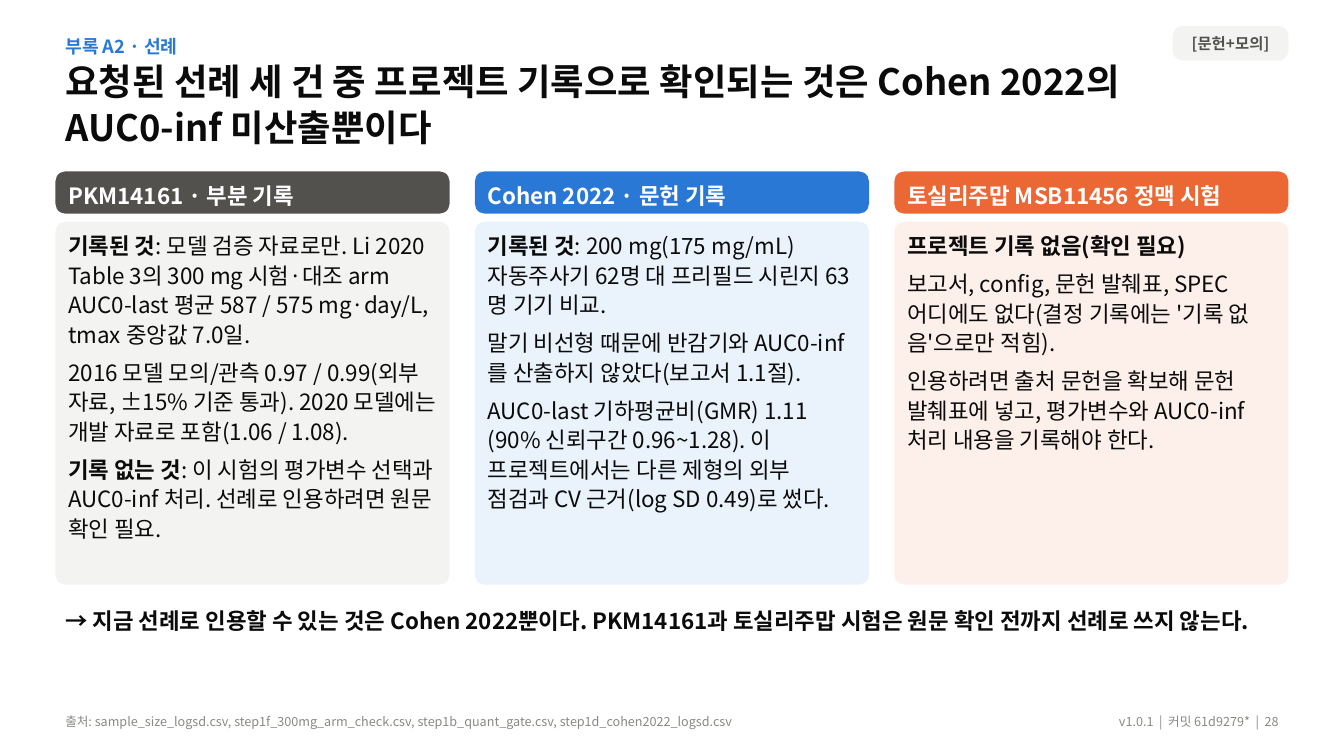
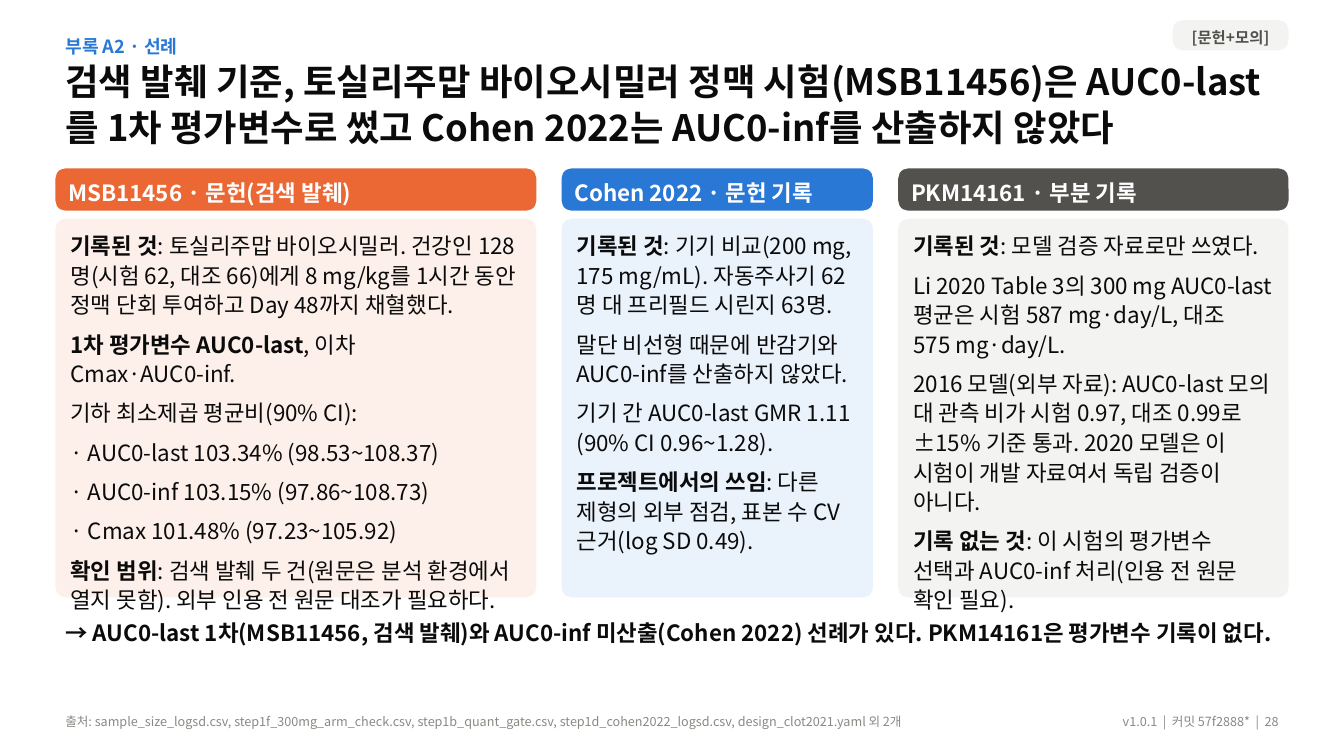
Before and after one commit to DHKQSP/dupilumab-sim, a slide deck: slide 28 of reports/deck/dupilumab_endpoint_results_v1.0.1.pptx. Drawn at 1344x756 pixels with LibreOffice and Linux fonts; fonts in the diff are those of the drawing. Boxes give left, top, right and bottom in pixels: in the first picture for what was removed or moved away, otherwise in the second. Text is boxed around its words. In the diff, an @@ line names an element or a change of style, - is before the commit and + after.

```diff
--- a/reports/deck/dupilumab_endpoint_results_v1.0.1.pptx
+++ b/reports/deck/dupilumab_endpoint_results_v1.0.1.pptx
@@ rounded rectangle "[문헌+모의]": place and size @@
-rounded rectangle "[문헌+모의]" at [1173, 26, 1289, 60]
+rounded rectangle "[문헌+모의]" at [1173, 20, 1289, 50]
@@ rounded rectangle "[문헌+모의]" at [1173, 20, 1289, 50]: proportions changed @@
@@ text at [65, 64, 1261, 145]: text changed @@
-요청된 선례 세 건 중 프로젝트 기록으로 확인되는 것은 Cohen 2022의 AUC0‑inf 미산출뿐이다
+검색 발췌 기준, 토실리주맙 바이오시밀러 정맥 시험(MSB11456)은 AUC0‑last를 1차 평가변수로 썼고 Cohen 2022는 AUC0‑inf를 산출하지 않았다
@@ rounded rectangle added at [55, 168, 536, 211], fill #EB6834, 16 pt, text #FFFFFF, bold @@
+MSB11456 · 문헌(검색 발췌)
@@ rounded rectangle "Cohen 2022 · 문헌 기록": place and size @@
-rounded rectangle "Cohen 2022 · 문헌 기록" at [475, 171, 869, 214]
+rounded rectangle "Cohen 2022 · 문헌 기록" at [562, 168, 873, 211]
@@ rounded rectangle removed at [894, 171, 1289, 214] @@
-토실리주맙 MSB11456 정맥 시험
@@ rounded rectangle "PKM14161 · 부분 기록": place and size @@
-rounded rectangle "PKM14161 · 부분 기록" at [55, 171, 450, 214]
+rounded rectangle "PKM14161 · 부분 기록" at [898, 168, 1289, 211]
@@ rounded rectangle "기록된 것: 토실리주맙 바이오시밀러. 건강인 ...": place and size @@
-rounded rectangle "기록된 것: 토실리주맙 바이오시밀러. 건강인 ..." at [55, 222, 450, 585]
+rounded rectangle "기록된 것: 토실리주맙 바이오시밀러. 건강인 ..." at [55, 219, 536, 598]
@@ rounded rectangle "기록된 것: 토실리주맙 바이오시밀러. 건강인 ..." at [55, 219, 536, 598]: fill #F3F3F1 to #FDF0EA; proportions changed @@
@@ text in rounded rectangle at [70, 235, 516, 612]: text changed @@
-기록된 것: 모델 검증 자료로만. Li 2020 Table 3의 300 mg 시험·대조 arm AUC0‑last 평균 587 / 575 mg·day/L, tmax 중앙값 7.0일.
-2016 모델 모의/관측 0.97 / 0.99(외부 자료, ±15% 기준 통과). 2020 모델에는 개발 자료로 포함(1.06 / 1.08).
-기록 없는 것: 이 시험의 평가변수 선택과 AUC0‑inf 처리. 선례로 인용하려면 원문 확인 필요.
+기록된 것: 토실리주맙 바이오시밀러. 건강인 128명(시험 62, 대조 66)에게 8 mg/kg를 1시간 동안 정맥 단회 투여하고 Day 48까지 채혈했다.
+1차 평가변수 AUC0‑last, 이차 Cmax·AUC0‑inf.
+기하 최소제곱 평균비(90% CI):
+· AUC0‑last 103.34% (98.53~108.37)
+· AUC0‑inf 103.15% (97.86~108.73)
+· Cmax 101.48% (97.23~105.92)
+확인 범위: 검색 발췌 두 건(원문은 분석 환경에서 열지 못함). 외부 인용 전 원문 대조가 필요하다.
@@ rounded rectangle "기록된 것: 기기 비교(200 mg, ..." at [562, 219, 873, 598]: proportions changed @@
@@ rounded rectangle "기록된 것: 기기 비교(200 mg, ...": place and size @@
-rounded rectangle "기록된 것: 기기 비교(200 mg, ..." at [475, 222, 869, 585]
+rounded rectangle "기록된 것: 기기 비교(200 mg, ..." at [562, 219, 873, 598]
@@ text in rounded rectangle at [577, 235, 852, 555]: text changed @@
-기록된 것: 200 mg(175 mg/mL) 자동주사기 62명 대 프리필드 시린지 63명 기기 비교.
-말기 비선형 때문에 반감기와 AUC0‑inf를 산출하지 않았다(보고서 1.1절).
-AUC0‑last 기하평균비(GMR) 1.11 (90% 신뢰구간 0.96~1.28). 이 프로젝트에서는 다른 제형의 외부 점검과 CV 근거(log SD 0.49)로 썼다.
+기록된 것: 기기 비교(200 mg, 175 mg/mL). 자동주사기 62명 대 프리필드 시린지 63명.
+말단 비선형 때문에 반감기와 AUC0‑inf를 산출하지 않았다.
+기기 간 AUC0‑last GMR 1.11 (90% CI 0.96~1.28).
+프로젝트에서의 쓰임: 다른 제형의 외부 점검, 표본 수 CV 근거(log SD 0.49).
@@ rounded rectangle "기록된 것: 모델 검증 자료로만 ...": place and size @@
-rounded rectangle "기록된 것: 모델 검증 자료로만 ..." at [894, 222, 1289, 585]
+rounded rectangle "기록된 것: 모델 검증 자료로만 ..." at [898, 219, 1289, 598]
@@ rounded rectangle "기록된 것: 모델 검증 자료로만 ..." at [898, 219, 1289, 598]: fill #FDF0EA to #F3F3F1; proportions changed @@
@@ text in rounded rectangle at [913, 235, 1272, 612]: text changed @@
-프로젝트 기록 없음(확인 필요)
-보고서, config, 문헌 발췌표, SPEC 어디에도 없다(결정 기록에는 '기록 없음'으로만 적힘).
-인용하려면 출처 문헌을 확보해 문헌 발췌표에 넣고, 평가변수와 AUC0‑inf 처리 내용을 기록해야 한다.
+기록된 것: 모델 검증 자료로만 쓰였다.
+Li 2020 Table 3의 300 mg AUC0‑last 평균은 시험 587 mg·day/L, 대조 575 mg·day/L.
+2016 모델(외부 자료): AUC0‑last 모의 대 관측 비가 시험 0.97, 대조 0.99로 ±15% 기준 통과. 2020 모델은 이 시험이 개발 자료여서 독립 검증이 아니다.
+기록 없는 것: 이 시험의 평가변수 선택과 AUC0‑inf 처리(인용 전 원문 확인 필요).
@@ text at [93, 622, 1271, 646]: text changed @@
-→ 지금 선례로 인용할 수 있는 것은 Cohen 2022뿐이다. PKM14161과 토실리주맙 시험은 원문 확인 전까지 선례로 쓰지 않는다.
+→ AUC0‑last 1차(MSB11456, 검색 발췌)와 AUC0‑inf 미산출(Cohen 2022) 선례가 있다. PKM14161은 평가변수 기록이 없다.
@@ text at [65, 715, 902, 729]: text changed @@
-출처: sample_size_logsd.csv, step1f_300mg_arm_check.csv, step1b_quant_gate.csv, step1d_cohen2022_logsd.csv
+출처: sample_size_logsd.csv, step1f_300mg_arm_check.csv, step1b_quant_gate.csv, step1d_cohen2022_logsd.csv, design_clot2021.yaml 외 2개
@@ text at [1123, 715, 1279, 727]: text changed @@
-v1.0.1 | 커밋 61d9279* | 28
+v1.0.1 | 커밋 57f2888* | 28
```
Also in this commit, not shown: 31 other slides changed, 21 other files.
